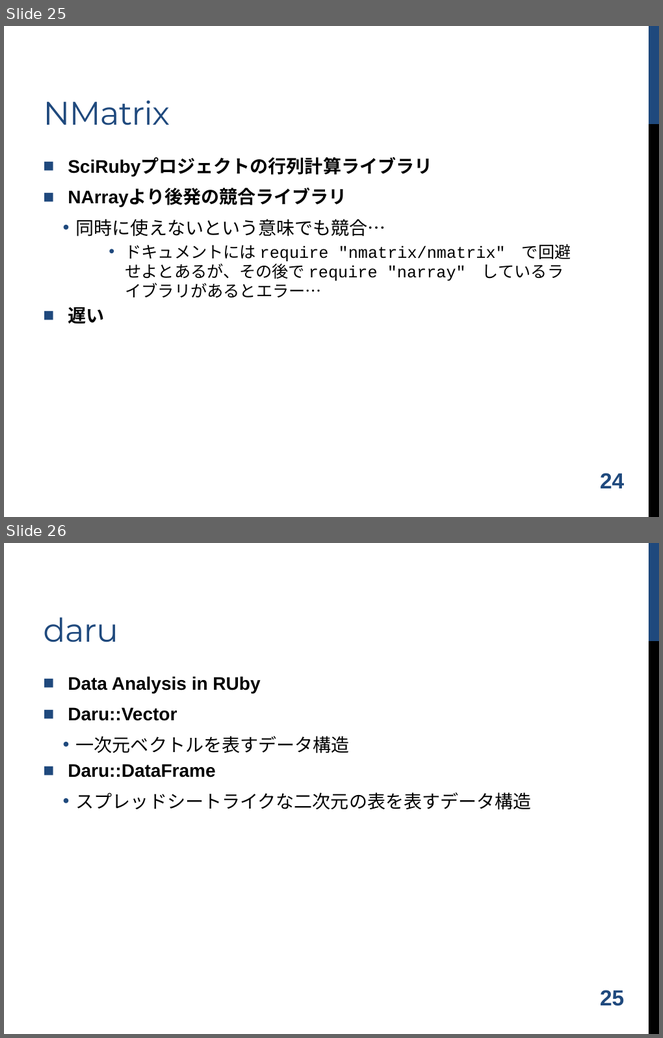
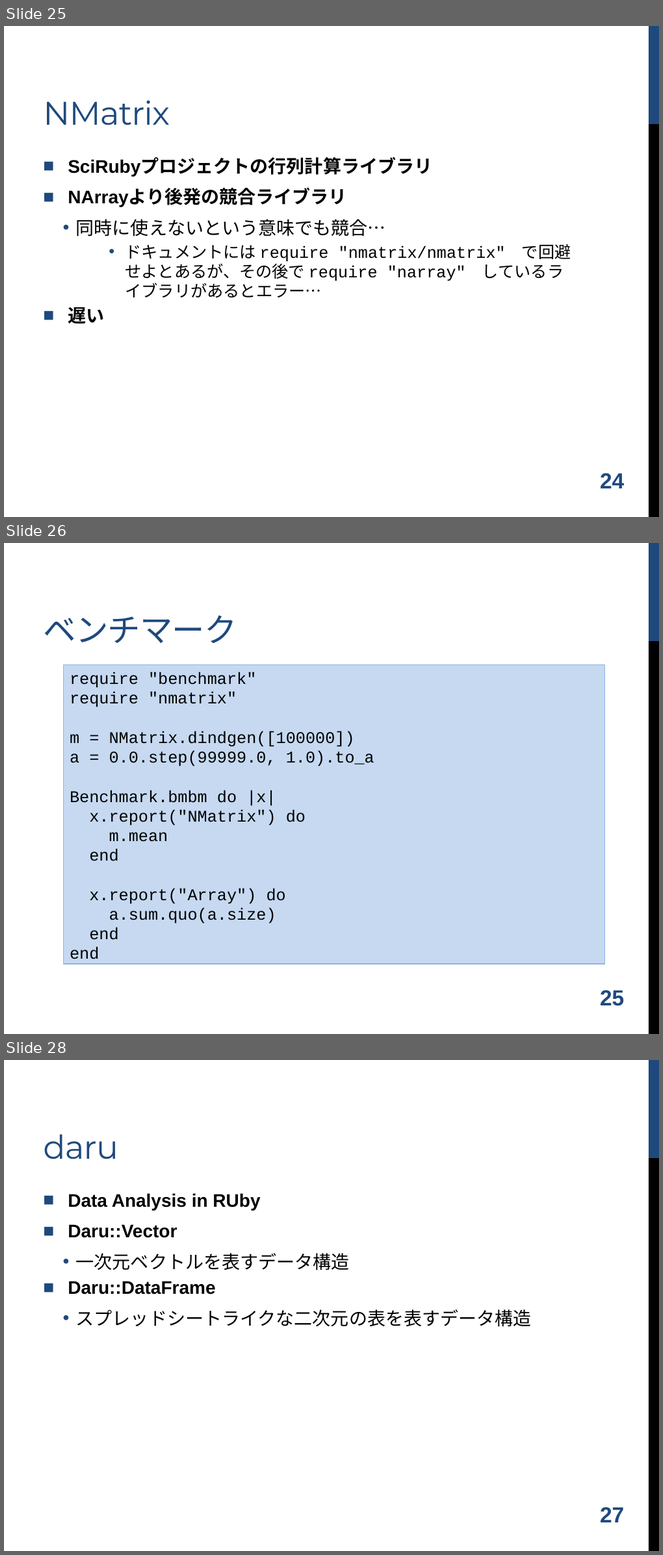
Before and after one commit to shugo/DCW2016, a slide deck: ruby_data_analysis.pptx. Shown one above the other, each under a label of ours: slides 25 and 26 before the commit, slides 25, 26 and 28 after it; the slides between them are not shown. The pictures are 663x1038 and 663x1555 pixels, drawn with LibreOffice and Linux fonts; fonts in the diff are those of the drawing; background and template pictures are left out. Boxes give left, top, right and bottom in pixels: in the first picture for what was removed or moved away, otherwise in the second. Text is boxed around its words. In the diff, an @@ line names an element or a change of style, - is before the commit and + after.

```diff
--- a/ruby_data_analysis.pptx
+++ b/ruby_data_analysis.pptx
@@ slide 26 added at [4,543,659,1034], background #FFFFFF; not listed: 2 template elements that a slide beside it also shows @@
@@ title added at [43,615,237,643], 36 pt, text #1F497D @@
+ベンチマーク
@@ rectangle added at [64,665,605,964], fill #C6D9F1, outline #8EB4E3 1 pt, 18 pt, text #000000 @@
+require "benchmark"
+require "nmatrix"
+m = NMatrix.dindgen([100000])
+a = 0.0.step(99999.0, 1.0).to_a
+Benchmark.bmbm do |x|
+x.report("NMatrix") do
+m.mean
+end
+x.report("Array") do
+a.sum.quo(a.size)
+end
+end
@@ page number added at [600,990,624,1006], 24 pt, text #1F497D, bold @@
+25
@@ what was slide 26 is now slide 28 @@
@@ page number at [600,1507,624,1523]: text changed @@
-25
+27
```
Also in this commit, not shown: 2 slides changed, 1 other slide added, 4 other files.
